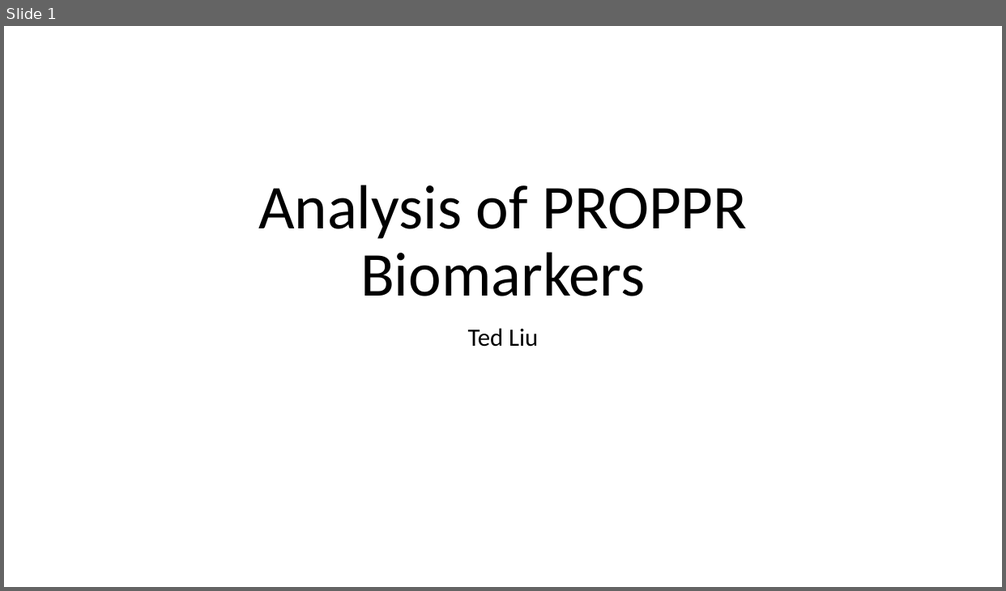
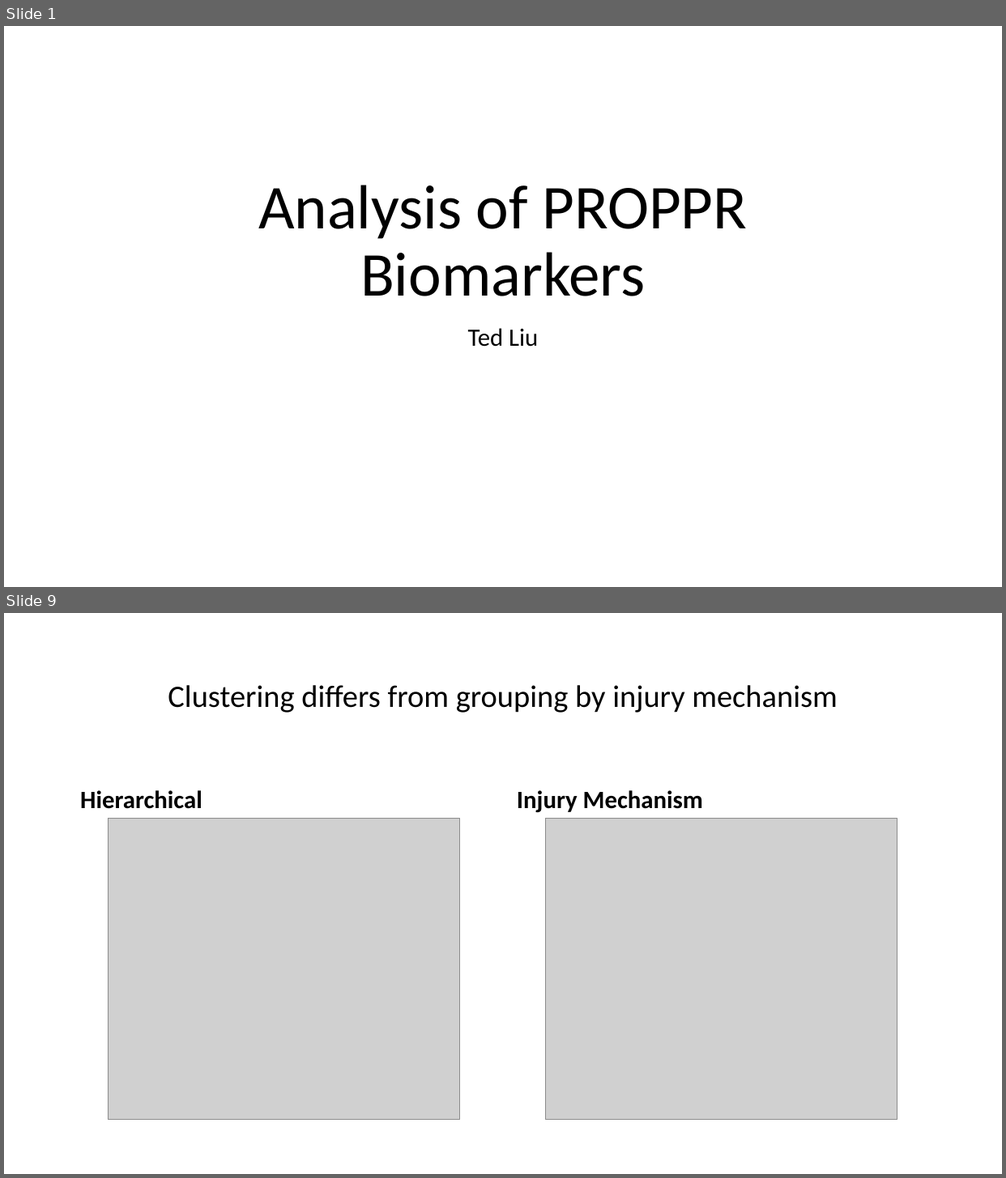
Before and after one commit to tliu-2/PROPPR, a slide deck: Presentation.pptx. Shown one above the other, each under a label of ours: slide 1 before the commit, slides 1 and 9 after it; the slides between them are not shown. The pictures are 1006x591 and 1006x1178 pixels, drawn with LibreOffice and Linux fonts; fonts in the diff are those of the drawing; grey boxes stand for pictures. Boxes give left, top, right and bottom in pixels: in the first picture for what was removed or moved away, otherwise in the second. Text is boxed around its words. In the diff, an @@ line names an element or a change of style, - is before the commit and + after.

```diff
--- a/Presentation.pptx
+++ b/Presentation.pptx
@@ slide 9 added at (4, 613, 1002, 1174), background #FFFFFF @@
@@ title added at (168, 685, 837, 713), 30 pt, text #000000 @@
+Clustering differs from grouping by injury mechanism
@@ text added at (80, 790, 202, 809), 24 pt, text #000000, bold @@
+Hierarchical
@@ text added at (517, 790, 703, 813), 24 pt, text #000000, bold @@
+Injury Mechanism
@@ picture added at (108, 818, 459, 1120) @@
@@ picture added at (546, 818, 897, 1120) @@
```
Also in this commit, not shown: 8 slides changed, 1 other slide added, 2 slides removed, 18 other files.
